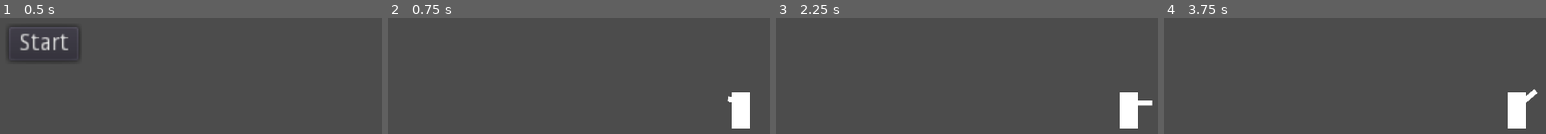
Above: before the commit, frames 1-4 (left to right).
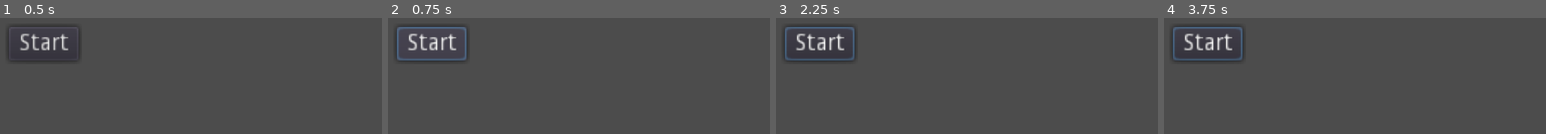
Above: after the commit, the same moments.

Repository: LuizzDutra/Remorse-of-Blue-Pen
Game: Godot game, scene res://Base.tscn
Same seed, same stepped clock (60 frames per second), same inputs: the game is played once before the commit and once after it.
Inputs (mouse positions are in pixels of both pictures, inside the frame that each line leads up to):
- Up to frame 1 (0.5 s): no input
- Up to frame 2 (0.75 s): click "Start" at 0.5 s
- Up to frame 3 (2.25 s): click (818, 43) at 1.25 s, where only the run after the commit has a clickable "Start"; tap Enter at 2 s; move the mouse to (outside the picture) at 2.02 s; hold D (move_right) from 2.03 s (still down); click (outside the picture) at 2.1 s
- Up to frame 4 (3.75 s): tap W (jump) at 2.27, 3.02 s; tap Space at 2.75 s; move the mouse to (outside the picture) at 2.77 s; click (outside the picture) at 2.85 s; tap Enter at 3.5 s; move the mouse to (outside the picture) at 3.52 s; release D (move_right) at 3.53 s; hold A (move_left) from 3.53 s (still down); click (outside the picture) at 3.6 s

Frame 1 is identical in both runs. In frame 2, 3.5% of the frame differs, in the area x 2-95%, y 7-96%; in frame 3, 3.6%, in the area x 2-99%, y 7-96%; in frame 4, 3.6%.
Error before the commit: Invalid get index 'rect_scale' (on base: 'null instance'). (res://Scripts/Player.gd:45)

Commit message:
collision layers setting

Diff:
--- a/Scenes/Game.tscn
+++ b/Scenes/Game.tscn
@@ -1,6 +1,7 @@
-[gd_scene load_steps=3 format=2]
+[gd_scene load_steps=4 format=2]
 
 [ext_resource path="res://Scenes/Player.tscn" type="PackedScene" id=1]
+[ext_resource path="res://Scenes/Enemy.tscn" type="PackedScene" id=2]
 
 [sub_resource type="RectangleShape2D" id=1]
 extents = Vector2( 639, 27 )
@@ -14,10 +15,11 @@
 
 [node name="StaticBody2D" type="StaticBody2D" parent="."]
 position = Vector2( 11, 132 )
-collision_layer = 3
 __meta__ = {
 "_edit_group_": true
 }
 
 [node name="CollisionShape2D" type="CollisionShape2D" parent="StaticBody2D"]
 shape = SubResource( 1 )
+
+[node name="Enemy" parent="." instance=ExtResource( 2 )]
--- a/Scenes/Player.tscn
+++ b/Scenes/Player.tscn
@@ -1,17 +1,30 @@
-[gd_scene load_steps=5 format=2]
+[gd_scene load_steps=7 format=2]
 
 [ext_resource path="res://Scripts/Player.gd" type="Script" id=1]
 [ext_resource path="res://Scripts/Gun.gd" type="Script" id=2]
 [ext_resource path="res://Scripts/Receiver.gd" type="Script" id=3]
+[ext_resource path="res://Scripts/HurtBox.gd" type="Script" id=4]
 
 [sub_resource type="RectangleShape2D" id=1]
 extents = Vector2( 16, 32 )
 
+[sub_resource type="RectangleShape2D" id=2]
+extents = Vector2( 16, 32 )
+
 [node name="Player" type="KinematicBody2D"]
+collision_layer = 0
 script = ExtResource( 1 )
 
+[node name="Body" type="ColorRect" parent="."]
+margin_left = -16.0
+margin_top = -47.0
+margin_right = 16.0
+margin_bottom = 17.0
+rect_pivot_offset = Vector2( 16, 48 )
+mouse_filter = 2
+
 [node name="Gun" type="Node2D" parent="."]
-position = Vector2( 9, -29 )
+position = Vector2( 1, -29 )
 script = ExtResource( 2 )
 __meta__ = {
 "_edit_group_": true
@@ -22,19 +35,32 @@
 
 [node name="Sprite" type="Sprite" parent="Gun"]
 
-[node name="ColorRect" type="ColorRect" parent="Gun"]
+[node name="Arm" type="ColorRect" parent="Gun"]
+margin_left = 9.0
 margin_top = -4.0
-margin_right = 32.0
+margin_right = 41.0
 margin_bottom = 5.0
 rect_pivot_offset = Vector2( 0, 4 )
+color = Color( 0.32549, 0.917647, 0.054902, 1 )
 
-[node name="ColorRect" type="ColorRect" parent="."]
-margin_left = -16.0
-margin_top = -47.0
-margin_right = 16.0
-margin_bottom = 17.0
-mouse_filter = 2
+[node name="ColorRect" type="ColorRect" parent="Gun/Arm"]
+margin_left = 14.0
+margin_top = -10.0
+margin_right = 24.0
+margin_bottom = 4.0
+color = Color( 0.952941, 0.027451, 0.027451, 1 )
 
 [node name="CollisionShape2D" type="CollisionShape2D" parent="."]
 position = Vector2( 0, -15 )
 shape = SubResource( 1 )
+
+[node name="HurtBox" type="Area2D" parent="."]
+collision_layer = 8
+collision_mask = 0
+script = ExtResource( 4 )
+
+[node name="CollisionShape2D2" type="CollisionShape2D" parent="HurtBox"]
+position = Vector2( 0, -15 )
+shape = SubResource( 2 )
+
+[connection signal="got_hit" from="HurtBox" to="." method="_on_HurtBox_got_hit"]
--- a/Scenes/Projectile.tscn
+++ b/Scenes/Projectile.tscn
@@ -1,13 +1,16 @@
-[gd_scene load_steps=3 format=2]
+[gd_scene load_steps=4 format=2]
 
 [ext_resource path="res://Scripts/Projectile.gd" type="Script" id=1]
 
 [sub_resource type="RectangleShape2D" id=1]
 extents = Vector2( 4, 4 )
 
+[sub_resource type="RectangleShape2D" id=2]
+extents = Vector2( 4, 4 )
+
 [node name="Projectile" type="KinematicBody2D"]
 collision_layer = 0
-collision_mask = 2
+collision_mask = 9
 script = ExtResource( 1 )
 
 [node name="ColorRect" type="ColorRect" parent="."]
@@ -18,3 +21,13 @@
 
 [node name="CollisionShape2D" type="CollisionShape2D" parent="."]
 shape = SubResource( 1 )
+
+[node name="ProjArea" type="Area2D" parent="."]
+collision_layer = 0
+collision_mask = 9
+
+[node name="CollisionShape2D" type="CollisionShape2D" parent="ProjArea"]
+shape = SubResource( 2 )
+
+[connection signal="area_entered" from="ProjArea" to="." method="_on_ProjArea_area_entered"]
+[connection signal="area_exited" from="ProjArea" to="." method="_on_ProjArea_area_exited"]
